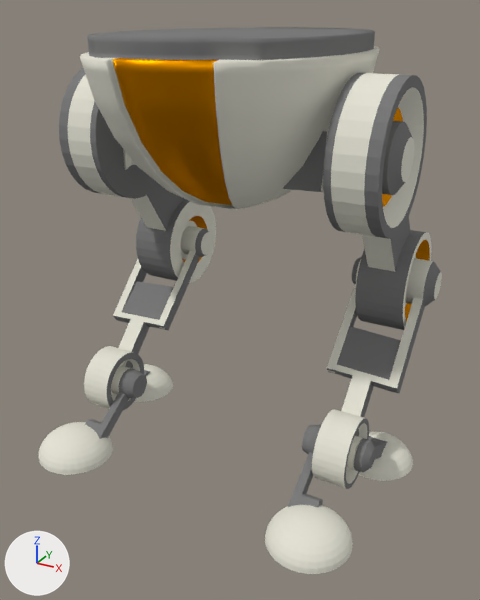
The Blender file Assets/Models/base1.blend: old version first, new version second.
Both versions are drawn from a 50 mm lens placed at (1.25, -2.19, 1.41), pointed at (0.07, -0.06, 0.34). Lighting does not change. The marker at lower left points along +X, +Y and +Z.

The first picture shows 'base1', 'base1_left_foot', 'base1_left_hip', 'base1_left_leg', 'base1_left_stableizer', 'base1_left_thigh', 'base1_right_foot', 'base1_right_leg', 'base1_right_stableizer', 'base1_right_thigh'.
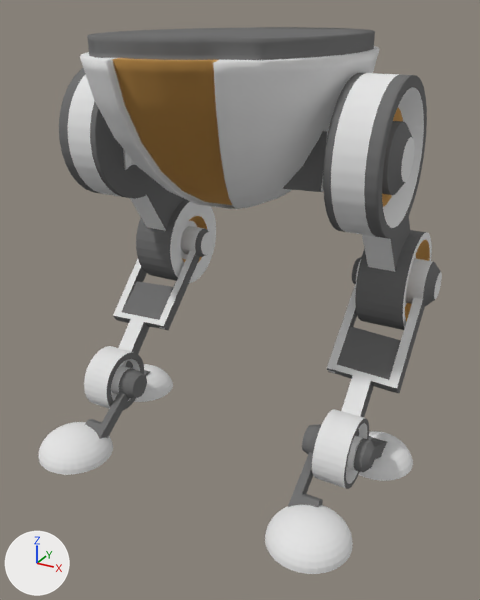
Boxes (x1, y1, x2, y2) around the edits, measured in the pictures (480 x 600 px):
'base1', recoloured: (80, 50, 377, 208) in both
'base1_left_thigh', recoloured: (324, 73, 413, 228) in both
'base1_left_leg', recoloured: (327, 232, 439, 435) in both
'base1_right_leg', recoloured: (113, 201, 211, 367) in both

What changed in the scene script:
```text
Change mat_brass:
    where n0 = _N.new('ShaderNodeOutputMaterial'); n0.name = 'Material Output'
    remove n1 = _N.new('ShaderNodeBsdfAnisotropic'); n1.name = 'Glossy BSDF'
    remove n1.inputs[0].default_value = (0.8, 0.296, 0.0, 1.0)  # 'Color', orange #e79400
    remove n1.inputs[1].default_value = 0.46  # 'Roughness'
    remove _L.new(n1.outputs[0], n0.inputs[0])  # 'BSDF' to 'Surface'
    add n2 = _N.new('ShaderNodeBsdfPrincipled'); n2.name = 'Principled BSDF'
    add n2.distribution = 'GGX'
    add n2.subsurface_method = 'BURLEY'
    add n2.inputs[0].default_value = (0.8, 0.425, 0.117, 1.0)  # 'Base Color', orange #e7ae60
    add n2.inputs[1].default_value = 0.764  # 'Metallic'
    add n2.inputs[2].default_value = 1.0  # 'Roughness'
    add n2.inputs[13].default_value = 0.457  # 'Specular IOR Level'
    add _L.new(n2.outputs[0], n0.inputs[0])  # 'BSDF' to 'Surface'
```
